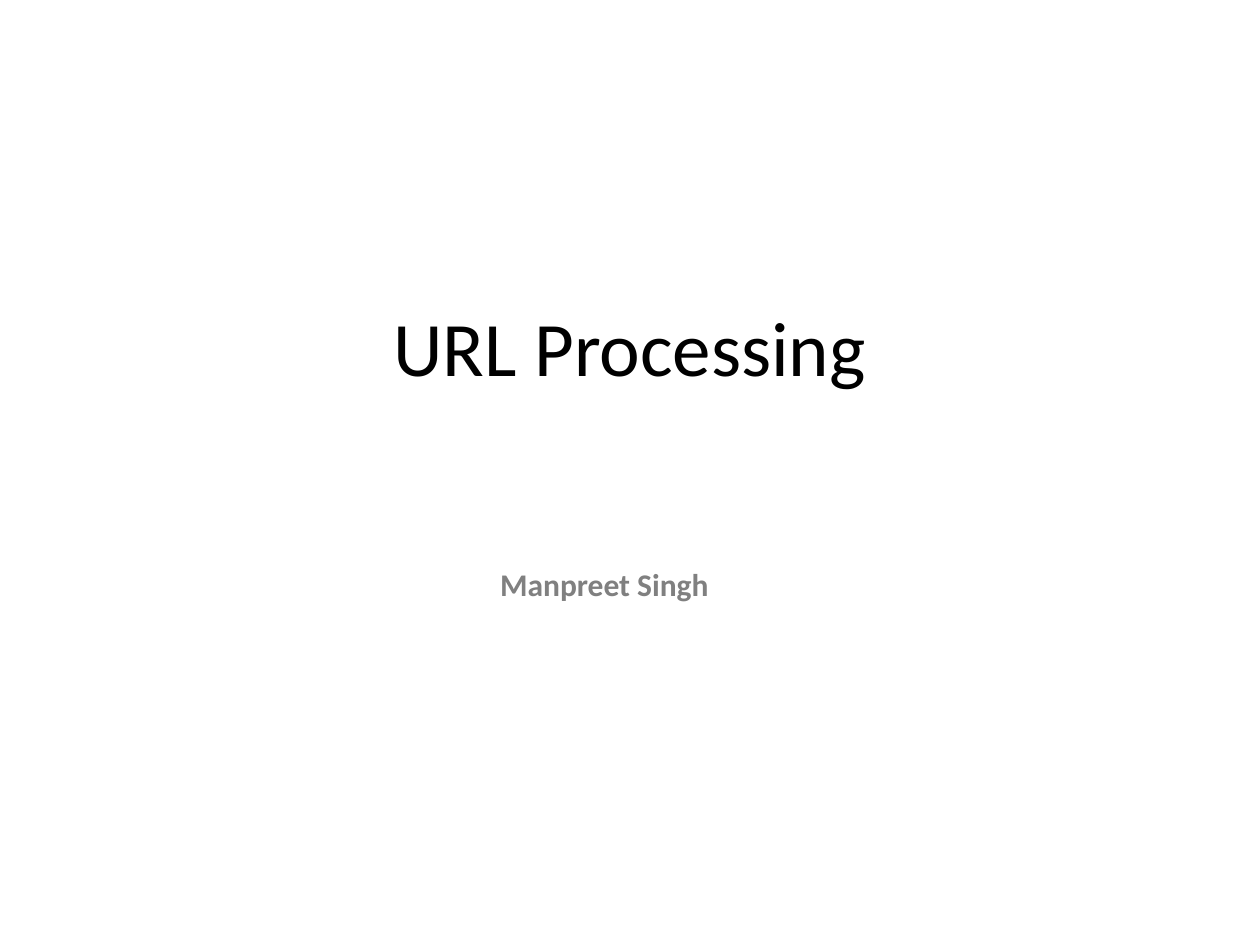
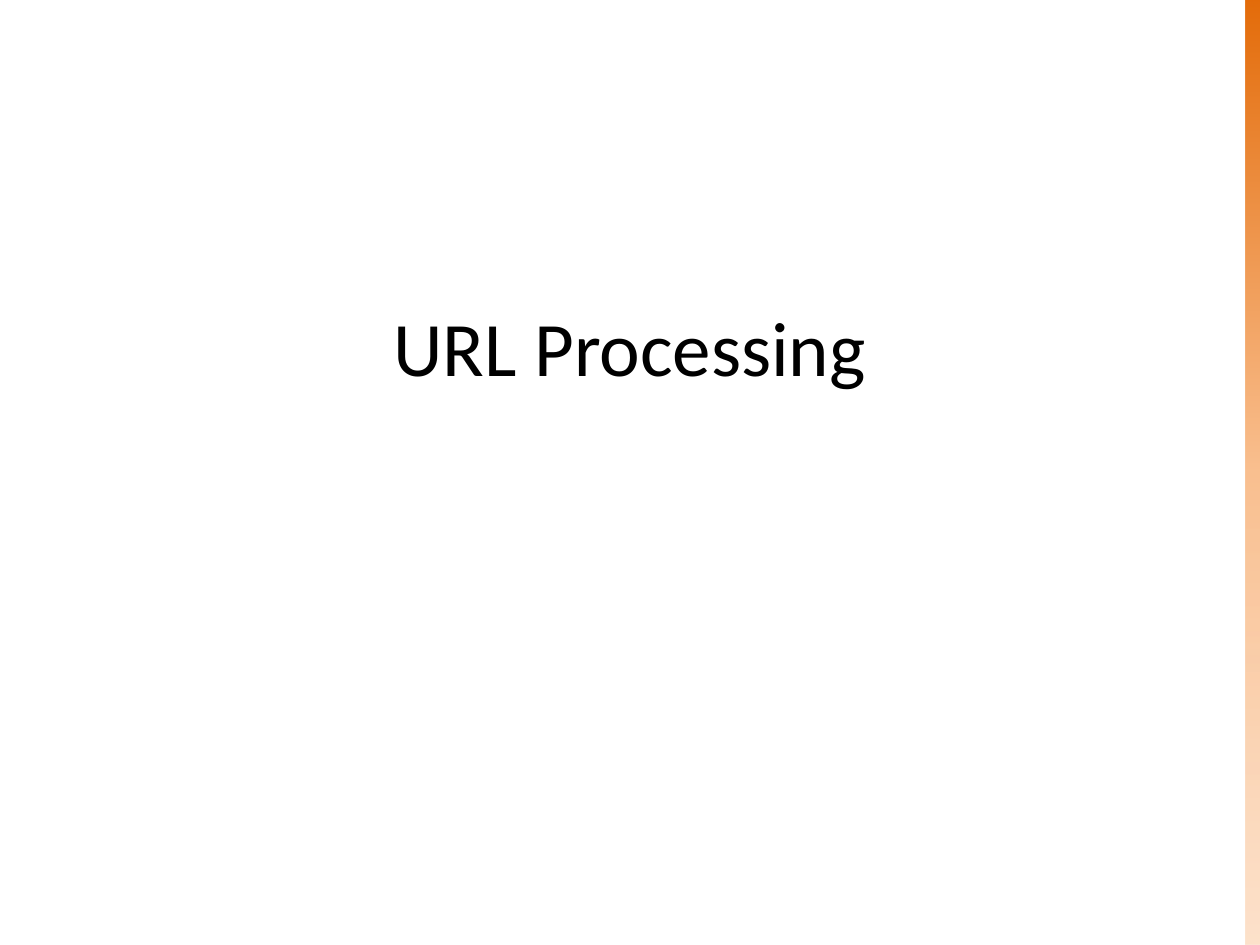
Before and after one commit to sknrao/openstack-neutron-revengg, a slide deck: slide 1 of OS-Neutron-WSGI.pptx. Drawn at 1260x945 pixels with LibreOffice and Linux fonts; fonts in the diff are those of the drawing. Boxes give left, top, right and bottom in pixels: in the first picture for what was removed or moved away, otherwise in the second. Text is boxed around its words. In the diff, an @@ line names an element or a change of style, - is before the commit and + after.

```diff
--- a/OS-Neutron-WSGI.pptx
+++ b/OS-Neutron-WSGI.pptx
@@ rectangle added at <box>1245,0,1260,945</box>, fill gradient #E46C0A to #FAC090 to #FCD5B5 @@
@@ text removed at <box>500,574,708,602</box> @@
-Manpreet Singh
```
Also in this commit, not shown: 24 other slides changed, 1 slide added.
